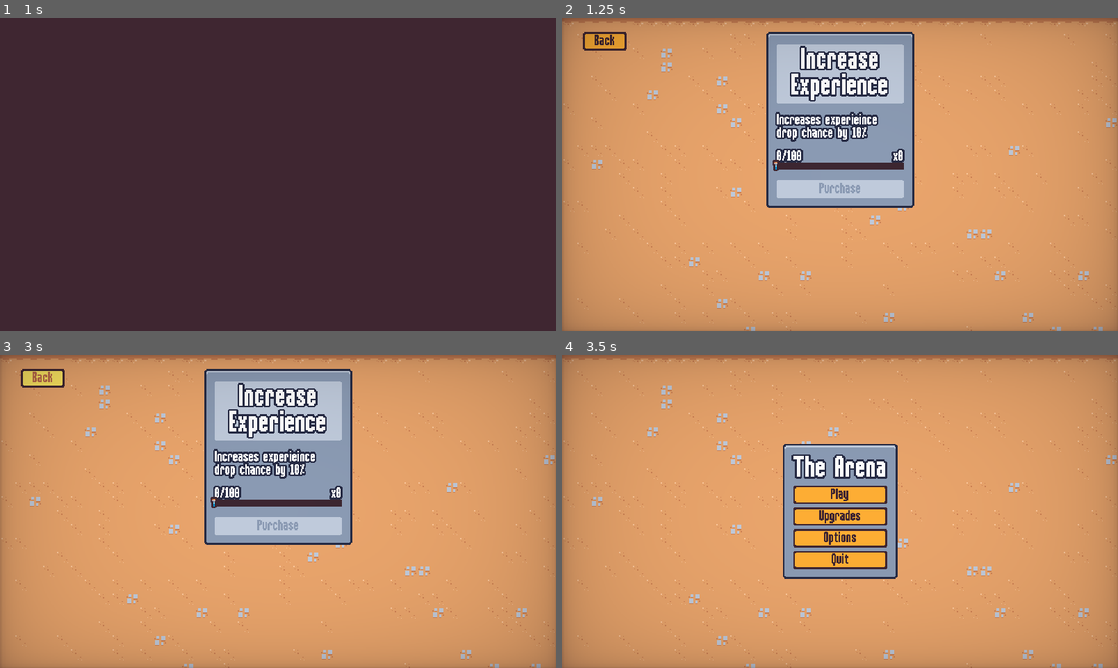
Above: before the commit, frames 1-4 (two rows, left to right).
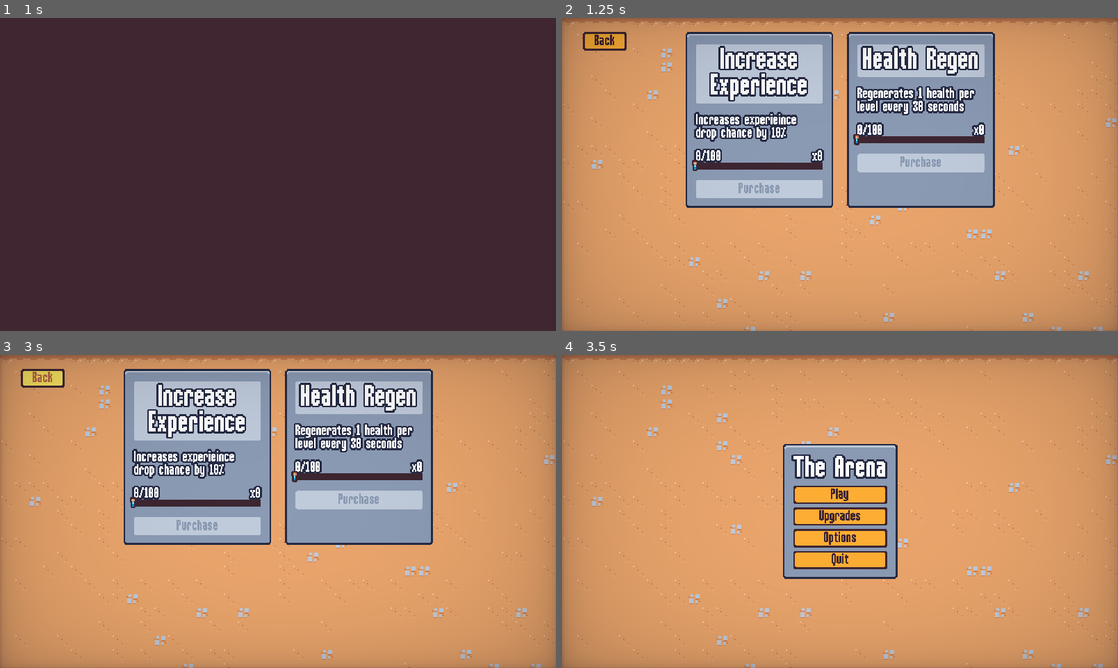
Above: after the commit, the same moments.

Repository: camd67/survivors-clone
Game: Godot game, scene res://scenes/ui/main_menu.tscn
The game is run twice, just before and just after one commit, with the same random seed, the same clock (stepped at 60 frames per second) and the same inputs.
Inputs (mouse positions are in pixels of both pictures, inside the frame that each line leads up to):
- Up to frame 1 (1 s): click "Upgrades" at 0.5 s
- Up to frame 2 (1.25 s): no input
- Up to frame 3 (3 s): move the mouse to (400, 495) at 1.27 s; press the mouse at (400, 495) at 1.28 s; hold D (move_right) 1.28-2.03 s; tap Enter at 2 s; move the mouse to (166, 527) at 2.02 s; release the mouse at (166, 527) at 2.03 s; hold S (move_down) 2.03-2.75 s; click (166, 527) at 2.1 s; click "Back" at 2.75 s
- Up to frame 4 (3.5 s): no input

Frame 1 is identical in both runs. In frame 2, 25% of the frame differs, in the area x 22-78%, y 4-61%; in frame 3, 25%; in frame 4, nothing differs.

Commit message:
Lesson 78: Health regen

Diff:
--- /dev/null
+++ b/resources/meta_upgrades/health_regen.tres
@@ -0,0 +1,11 @@
+[gd_resource type="Resource" script_class="MetaUpgrade" load_steps=2 format=3 uid="uid://boqkvpde1qdwm"]
+
+[ext_resource type="Script" path="res://resources/meta_upgrades/meta_upgrade.gd" id="1_e1gsr"]
+
+[resource]
+script = ExtResource("1_e1gsr")
+id = "health_regeneration"
+max_quantity = 3
+experience_cost = 100
+title = "Health Regen"
+description = "Regenerates 1 health per level every 30 seconds"
--- a/scenes/component/health_component.gd
+++ b/scenes/component/health_component.gd
@@ -3,6 +3,7 @@
 
 signal died
 signal health_changed
+signal health_decreased
 
 @export var max_health: float = 10
 
@@ -13,9 +14,15 @@
 
 
 func damage(damage_value: float) -> void:
-	current_health = max(current_health - damage_value, 0)
+	current_health = clamp(current_health - damage_value, 0, max_health)
 	health_changed.emit()
+	if damage_value > 0:
+		health_decreased.emit()
 	Callable(check_death).call_deferred()
+
+
+func heal(heal_amount: float) -> void:
+	damage(-heal_amount)
 
 
 func check_death():
--- a/scenes/component/hit_flash_component.gd
+++ b/scenes/component/hit_flash_component.gd
@@ -8,11 +8,11 @@
 
 
 func _ready():
-	health_component.health_changed.connect(on_health_changed)
+	health_component.health_decreased.connect(on_health_decreased)
 	sprite.material = hit_flash_material
 
 
-func on_health_changed():
+func on_health_decreased():
 	if hit_flash_tween != null && hit_flash_tween.is_valid():
 		hit_flash_tween.kill()
 
--- a/scenes/game_object/player/player.gd
+++ b/scenes/game_object/player/player.gd
@@ -1,4 +1,6 @@
 extends CharacterBody2D
+
+@export var arena_time_manager: ArenaTimeManager
 
 @onready var damage_interval_timer: Timer = $DamageIntervalTimer
 @onready var health_component: HealthComponent = $HealthComponent
@@ -12,11 +14,13 @@
 var base_speed: float = 0
 
 func _ready():
+	arena_time_manager.area_difficulty_incrased.connect(on_arena_difficulty_increased)
 	base_speed = velocity_component.max_speed
 	GameEvents.ability_upgrade_added.connect(on_ability_upgrade_added)
 	$CollisionArea2D.body_entered.connect(on_body_entered)
 	$CollisionArea2D.body_exited.connect(on_body_exited)
 	damage_interval_timer.timeout.connect(on_damage_interval_timer_timeout)
+	health_component.health_decreased.connect(on_health_decreased)
 	health_component.health_changed.connect(on_health_changed)
 	update_health_display()
 
@@ -69,9 +73,12 @@
 	check_deal_damage()
 
 
-func on_health_changed():
+func on_health_decreased():
 	$HitRandomStreamPlayer.play_random()
 	GameEvents.emit_player_damaged()
+
+
+func on_health_changed():
 	update_health_display()
 
 
@@ -81,3 +88,11 @@
 		abilities.add_child(ability.ability_controller_scene.instantiate())
 	elif ability_upgrade.id == "player_speed":
 		velocity_component.max_speed = base_speed + (base_speed * current_upgrades["player_speed"]["quantity"] * .1)
+
+
+func on_arena_difficulty_increased(difficulty: int):
+	var health_regen_quantity = MetaProgression.get_upgrade_count("health_regeneration")
+	if health_regen_quantity > 0:
+		var is_thirty_second_interval = difficulty % 6 == 0
+		if is_thirty_second_interval:
+			health_component.heal(health_regen_quantity)
--- a/scenes/main/main.tscn
+++ b/scenes/main/main.tscn
@@ -46,8 +46,9 @@
 [node name="Entities" type="Node2D" parent="." groups=["entities_layer"]]
 y_sort_enabled = true
 
-[node name="Player" parent="Entities" instance=ExtResource("1_2unh3")]
+[node name="Player" parent="Entities" node_paths=PackedStringArray("arena_time_manager") instance=ExtResource("1_2unh3")]
 unique_name_in_owner = true
 position = Vector2(320, 180)
+arena_time_manager = NodePath("../../ArenaTimeManager")
 
 [node name="Foreground" type="Node2D" parent="." groups=["foreground_layer"]]
--- a/scenes/ui/meta_menu.tscn
+++ b/scenes/ui/meta_menu.tscn
@@ -1,15 +1,16 @@
-[gd_scene load_steps=6 format=3 uid="uid://b411d73h48hgu"]
+[gd_scene load_steps=7 format=3 uid="uid://b411d73h48hgu"]
 
 [ext_resource type="Script" path="res://scenes/ui/meta_menu.gd" id="1_xw1ml"]
 [ext_resource type="Resource" uid="uid://yvdp4pa0rq2l" path="res://resources/meta_upgrades/experience_gain.tres" id="2_081qa"]
 [ext_resource type="TileSet" uid="uid://dtyy32skcnkso" path="res://resources/tileset.tres" id="2_twhs8"]
+[ext_resource type="Resource" uid="uid://boqkvpde1qdwm" path="res://resources/meta_upgrades/health_regen.tres" id="3_t48ix"]
 [ext_resource type="PackedScene" uid="uid://wejuhgvxywf8" path="res://scenes/ui/meta_upgrade_card.tscn" id="4_hu5qj"]
 [ext_resource type="PackedScene" uid="uid://cv1joakcbqr2w" path="res://scenes/ui/vignette.tscn" id="4_kgvpu"]
 
 [node name="MetaMenu" type="CanvasLayer"]
 layer = 2
 script = ExtResource("1_xw1ml")
-upgrades = Array[Resource("res://resources/meta_upgrades/meta_upgrade.gd")]([ExtResource("2_081qa")])
+upgrades = Array[Resource("res://resources/meta_upgrades/meta_upgrade.gd")]([ExtResource("2_081qa"), ExtResource("3_t48ix")])
 
 [node name="TileMap" type="TileMap" parent="."]
 tile_set = ExtResource("2_twhs8")
